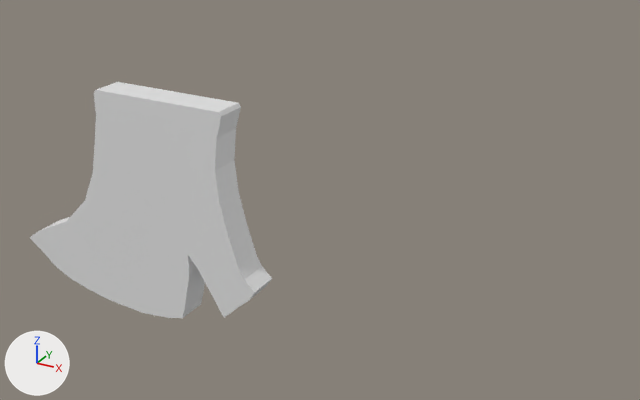
The Blender file Assets/Models/EGO/literature/bloodydesire.blend as it was, and as the next commit left it.
The view is the same before and after, from a 50 mm camera at (3.2, -4.94, 2.86) aimed at (0.34, 0.27, 0.26). The lights are fixed; the arrows at lower left show +X, +Y and +Z.
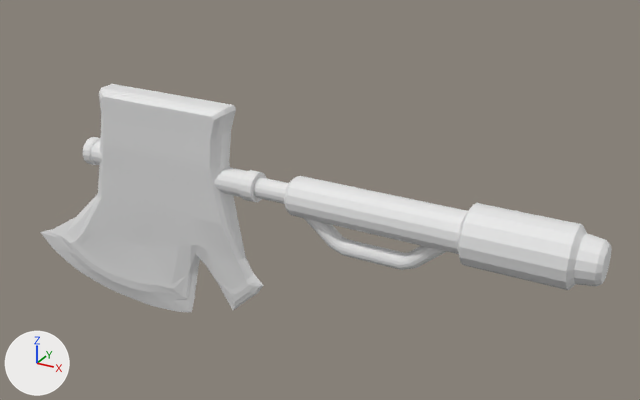
Changed parts and their boxes (x1, y1, x2, y2) in the pictures (640 x 400 px):
'Cube', reshaped, modifiers changed (7% narrower)
    before: (30, 82, 272, 318)
    after: (40, 84, 264, 312)
'Cylinder.004', added
    after: (284, 176, 612, 290)
'Cylinder.005', added
    after: (304, 218, 447, 270)
'Cylinder', added
    after: (91, 140, 246, 197)
'Cylinder.003', added
    after: (253, 177, 289, 204)
'Cylinder.002', added
    after: (238, 170, 266, 202)
'Cylinder.001', added
    after: (83, 137, 101, 166)
part 1 of me_cube, cut back
    before: (30, 82, 272, 318)
    after: (40, 88, 264, 312)

The change, as a diff of the scene's bpy script:
```diff
--- a/Assets/Models/EGO/literature/bloodydesire.blend.py
+++ b/Assets/Models/EGO/literature/bloodydesire.blend.py
@@ me_cube @@
 # used by ob_cube; location = (-0.842, 0.0, 0.0)
-me_cube.from_pydata(...)  # 660 vertices, 662 faces; spans x -1.46..0.84, y -0.12..0.12, z -0.91..0.95
+me_cube.from_pydata(...)  # 358 vertices, 331 faces; spans x -1.46..0.84, y -0.12..0.0, z -0.91..0.95
+# me_cube part 1: 592 vertices removed from x -1.46..0.84, y -0.12..0.12, z -0.91..0.95; 290 vertices added at x -1.38..0.81, y -0.12..0.0, z -0.88..0.94
 me_cube.materials.append(mat_material)
@@ me_cylinder_006 @@
+me_cylinder_006.from_pydata(...)  # 64 vertices, 49 faces; spans x -1.0..5.18, y -1.0..1.0, z 0.0..0.78
@@ me_cylinder_005 @@
+me_cylinder_005.from_pydata(...)  # 128 vertices, 114 faces; spans x -1.72..1.72, y -1.72..1.72, z -1.04..1.0
@@ me_cylinder_004 @@
+me_cylinder_004.from_pydata(...)  # a 16-sided cylinder along z spanning x -1.0..1.0, y -1.0..1.0, z -1.0..1.0
@@ me_cylinder_003 @@
+me_cylinder_003.from_pydata(...)  # 48 vertices, 34 faces; spans x -1.0..1.0, y -1.0..1.0, z -1.46..1.0
@@ ob_cube @@
 ob_cube.location = (-0.842, 0.0, 0.0)
+_m = ob_cube.modifiers.new('Mirror', 'MIRROR')
+_m.use_axis = (False, True, False)
@@ ob_cylinder_005 @@
+ob_cylinder_005 = bpy.data.objects.new('Cylinder.005', me_cylinder_006)
+ob_cylinder_005.location = (0.903, 0.0, 0.075)
+ob_cylinder_005.rotation_euler = (0.0, 1.571, 0.0)  # degrees (0, 90, 0)
+ob_cylinder_005.scale = (-0.0589, -0.0589, 0.778)
+_m = ob_cylinder_005.modifiers.new('Mirror', 'MIRROR')
+_m.use_axis = (False, False, True)
@@ ob_cylinder_004 @@
+ob_cylinder_004 = bpy.data.objects.new('Cylinder.004', me_cylinder_005)
+ob_cylinder_004.location = (1.369, 0.0, 0.385)
+ob_cylinder_004.rotation_euler = (0.0, 1.571, 0.0)  # degrees (0, 90, 0)
+ob_cylinder_004.scale = (-0.119, -0.119, 1.06)
@@ ob_cylinder_003 @@
+ob_cylinder_003 = bpy.data.objects.new('Cylinder.003', me_cylinder_004)
+ob_cylinder_003.location = (0.654, 0.0, 0.385)
+ob_cylinder_003.rotation_euler = (0.0, 1.571, 0.0)  # degrees (0, 90, 0)
+ob_cylinder_003.scale = (-0.0755, -0.0755, 0.717)
@@ ob_cylinder_002 @@
+ob_cylinder_002 = bpy.data.objects.new('Cylinder.002', me_cylinder_003)
+ob_cylinder_002.location = (-0.06, 0.0, 0.385)
+ob_cylinder_002.rotation_euler = (0.0, -1.571, 0.0)  # degrees (0, -90, 0)
+ob_cylinder_002.scale = (-0.111, -0.111, -0.045)
@@ ob_cylinder_001 @@
+ob_cylinder_001 = bpy.data.objects.new('Cylinder.001', me_cylinder_003.copy())
+ob_cylinder_001.location = (-1.552, 0.0, 0.385)
+ob_cylinder_001.rotation_euler = (0.0, 1.571, 0.0)  # degrees (0, 90, 0)
+ob_cylinder_001.scale = (-0.111, -0.111, -0.0303)
@@ ob_cylinder @@
+ob_cylinder = bpy.data.objects.new('Cylinder', me_cylinder_004.copy())
+ob_cylinder.location = (-0.823, 0.0, 0.385)
+ob_cylinder.rotation_euler = (0.0, 1.571, 0.0)  # degrees (0, 90, 0)
+ob_cylinder.scale = (-0.098, -0.098, 0.717)
```
